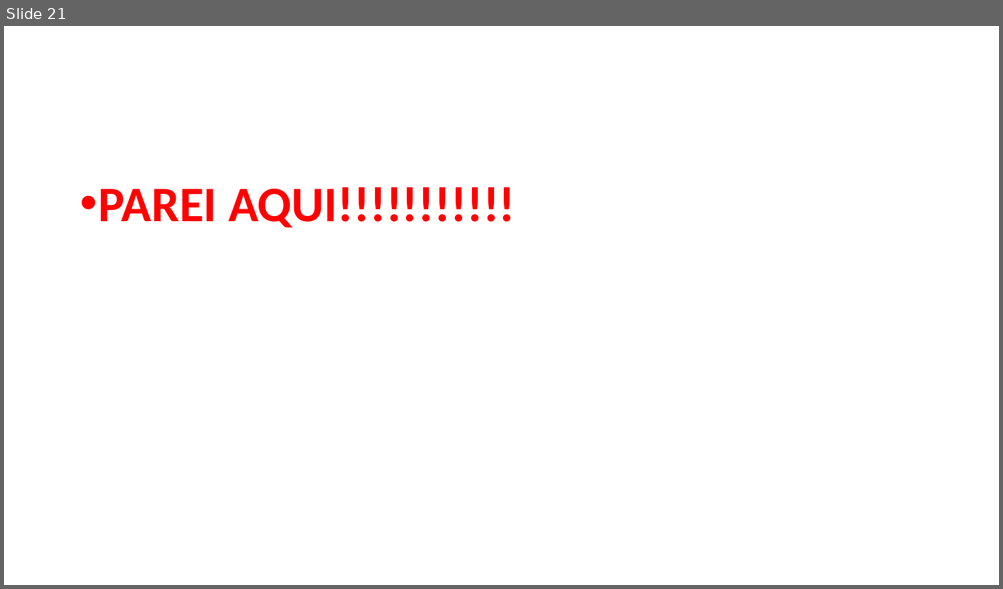
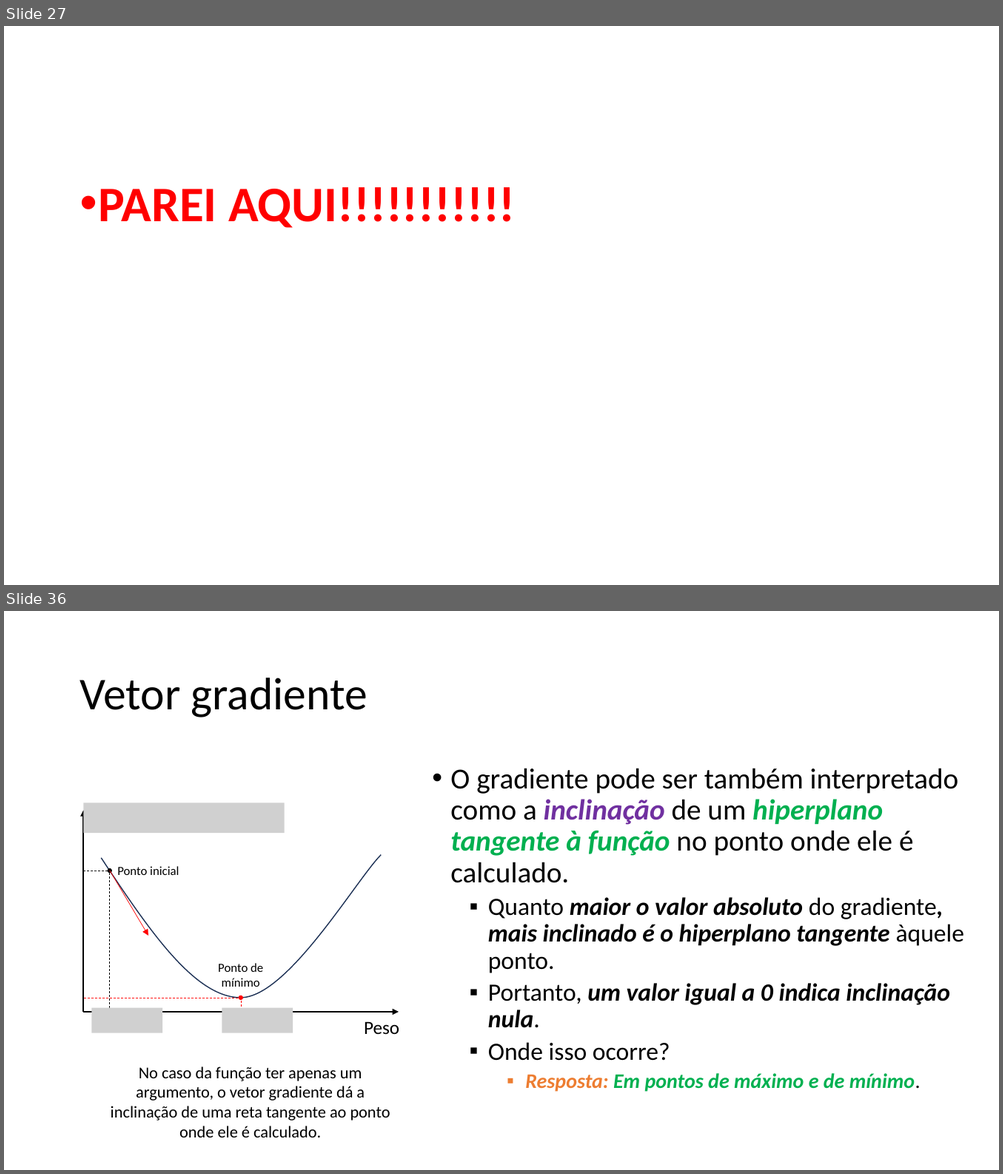
Before and after one commit to zz4fap/c24_inteligencia_artificial, a slide deck: slides/C24_Regressão.pptx. Shown one above the other, each under a label of ours: slide 21 before the commit, slides 27 and 36 after it; the slides between them are not shown. The pictures are 1003x589 and 1003x1174 pixels, drawn with LibreOffice and Linux fonts; fonts in the diff are those of the drawing; grey boxes stand for pictures. Boxes give left, top, right and bottom in pixels: in the first picture for what was removed or moved away, otherwise in the second. Text is boxed around its words. In the diff, an @@ line names an element or a change of style, - is before the commit and + after.

```diff
--- a/slides/C24_Regressão.pptx
+++ b/slides/C24_Regressão.pptx
@@ slide 36 added at bbox=[4, 611, 999, 1170], background #FFFFFF @@
@@ title added at bbox=[79, 678, 367, 718], 44 pt, text #000000 @@
+Vetor gradiente
@@ text added at bbox=[450, 768, 964, 1092], 24 pt, text #000000, bold, italic @@
+• O gradiente pode ser também interpretado como a inclinação de um hiperplano tangente à função no ponto onde ele é calculado.
+  ▪ Quanto maior o valor absoluto do gradiente, mais inclinado é o hiperplano tangente àquele ponto.
+  ▪ Portanto, um valor igual a 0 indica inclinação nula.
+  ▪ Onde isso ocorre?
+    ▪ Resposta: Em pontos de máximo e de mínimo.
@@ arrow added from (110, 871) to (148, 936), #FF0000 0.5 pt @@
@@ group added at bbox=[83, 803, 399, 1035]: 4 lines, 3 pictures, 3 texts, 2 arrows, 2 ellipses, 1 freeform shape @@
+Peso
+Ponto de mínimo
+Ponto inicial
@@ text added at bbox=[111, 1067, 390, 1138], 16 pt, text #000000 @@
+No caso da função ter apenas um argumento, o vetor gradiente dá a inclinação de uma reta tangente ao ponto onde ele é calculado.
@@ what was slide 21 is now slide 27 @@
```
Also in this commit, not shown: 1 slide changed, 36 other slides added.
